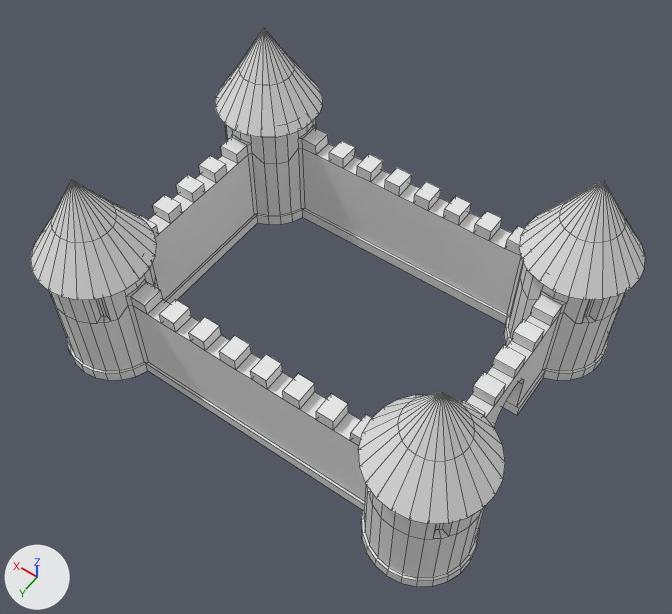
A saved change to the Blender file Stuff/castle/castle.blend.
Before and after are seen from a 50 mm camera at (-12.6, 17.8, 29.9) aimed at (-0.6, 1.0, 3.5). The axes (+X, +Y, +Z) are drawn at lower left. The lights are the same throughout. Mesh edges are drawn as thin lines on the coarser meshes.
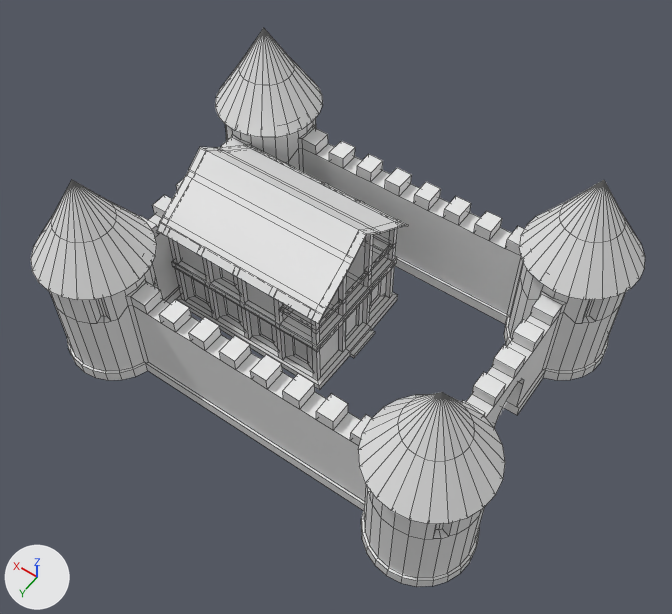
Pixel boxes [x1, y1, x2, y2] of what changed, in the pictures (672 x 614 px):
'house', added
    after: [156, 145, 408, 390]

What changed in the scene script:
```text
Add me_cube:
    me_cube.from_pydata(...)  # 672 vertices, 646 faces; spans x -3.82..3.73, y -2.84..2.84, z 0.0..6.45
Add ob_house:
    ob_house = bpy.data.objects.new('house', me_cube)
    ob_house.location = (2.75, -0.32, 0.0)
```
